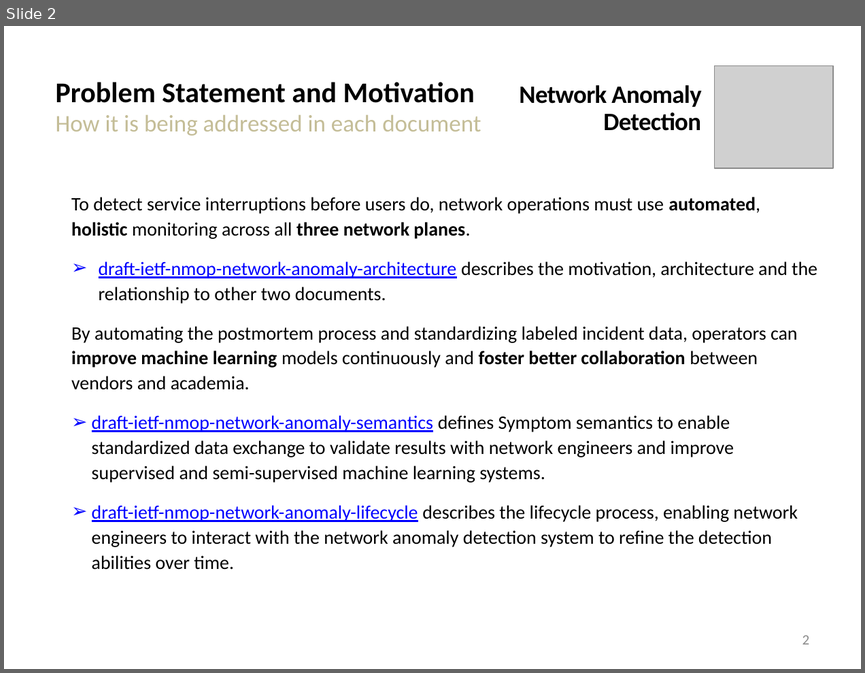
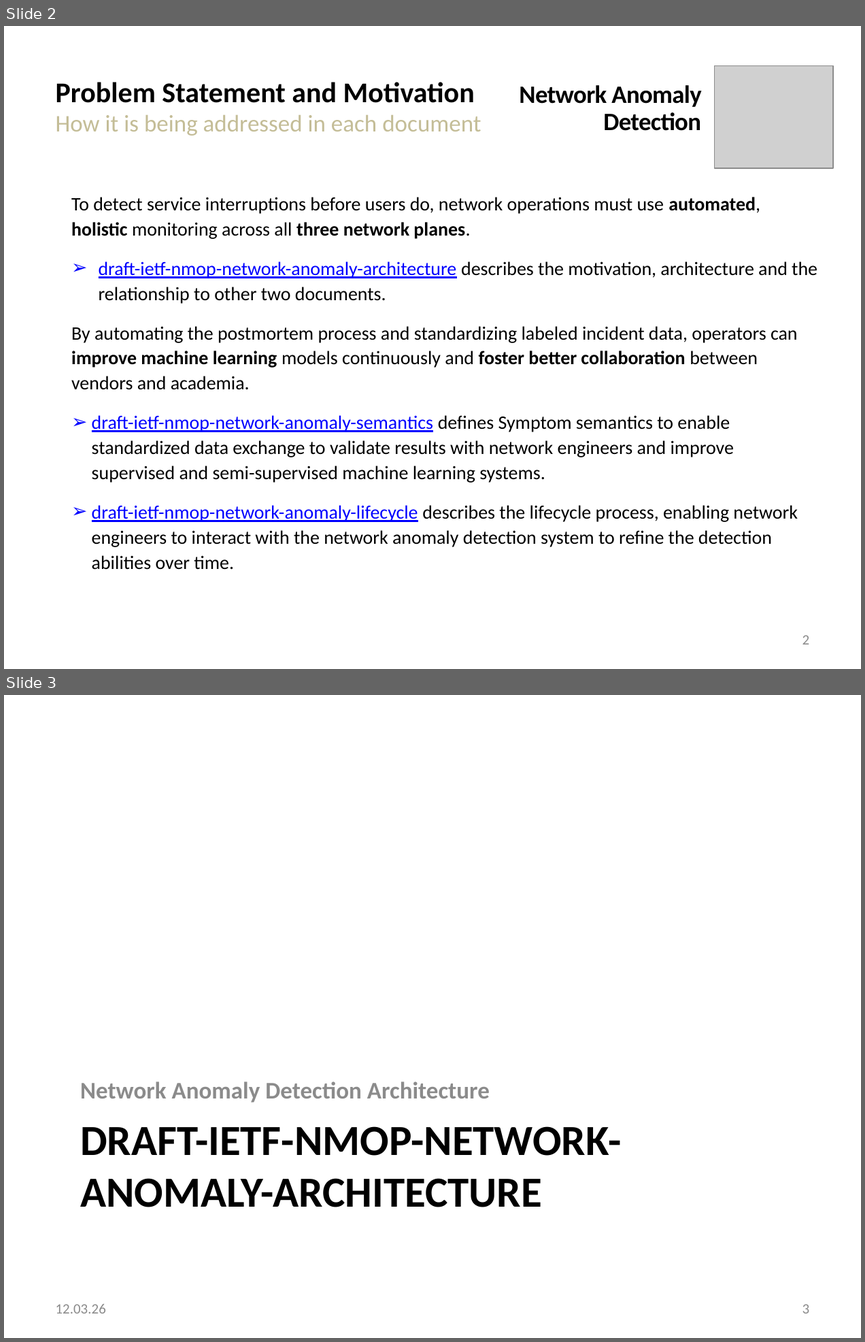
Before and after one commit to network-analytics/ietf-network-analytics-document-status, a slide deck: 125/NMOP/draft-ietf-nmop-network-anomaly-architecture-semantics-lifecycle.pptx. Shown one above the other, each under a label of ours: slide 2 before the commit, slides 2 and 3 after it. The pictures are 865x673 and 865x1342 pixels, drawn with LibreOffice and Linux fonts; fonts in the diff are those of the drawing; grey boxes stand for pictures. Boxes give left, top, right and bottom in pixels: in the first picture for what was removed or moved away, otherwise in the second. Text is boxed around its words. In the diff, an @@ line names an element or a change of style, - is before the commit and + after.

Commit message:
update NMOP anomaly detection slide decks

```diff
--- a/125/NMOP/draft-ietf-nmop-network-anomaly-architecture-semantics-lifecycle.pptx
+++ b/125/NMOP/draft-ietf-nmop-network-anomaly-architecture-semantics-lifecycle.pptx
@@ slide 3 added at (4, 695, 861, 1338), background #FFFFFF @@
@@ text added at (80, 1081, 490, 1102), 20 pt, text #8C8C8C, bold @@
+Network Anomaly Detection Architecture
@@ title added at (80, 1126, 621, 1207), 36 pt, text #000000, bold @@
+DRAFT-IETF-NMOP-NETWORK-ANOMALY-ARCHITECTURE
@@ text added at (56, 1304, 106, 1313), 12 pt, text #8C8C8C @@
+12.03.26
@@ page number added at (802, 1304, 810, 1313), 12 pt, text #8C8C8C @@
+3
```
Also in this commit, not shown: 11 slides changed, 2 other slides added, 2 other files.
